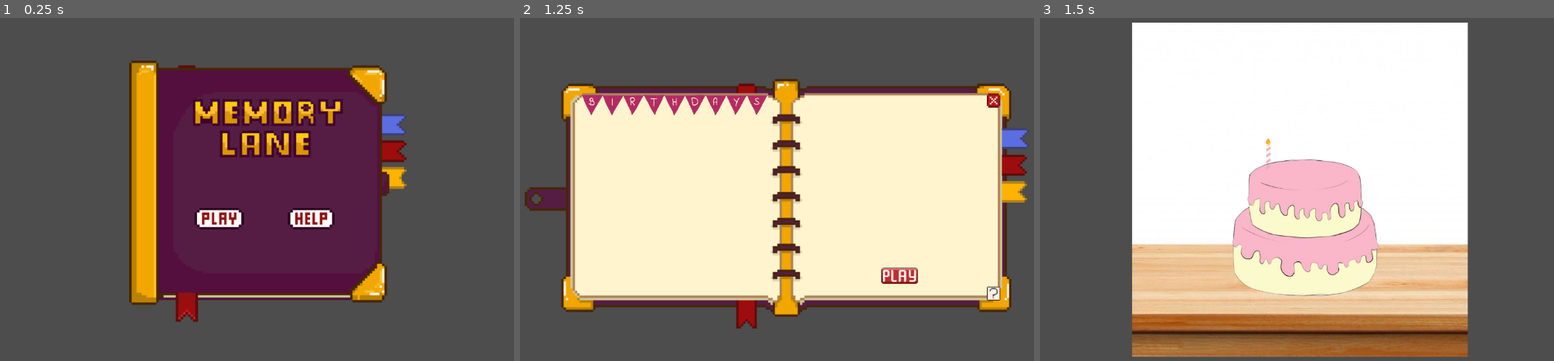
Above: before the commit, frames 1-3 (left to right).
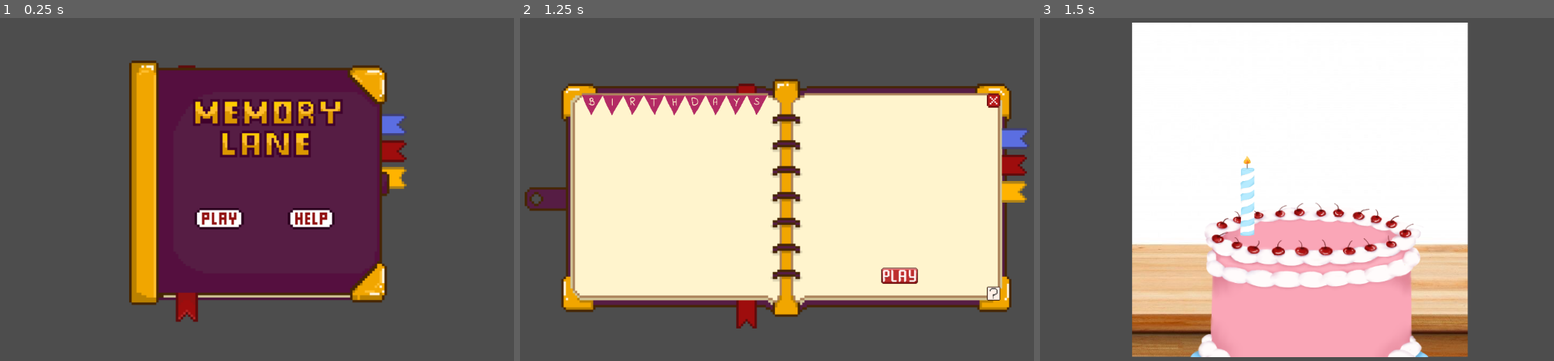
Above: after the commit, the same moments.

Repository: MontanaNicholas/ScrapbookProject-MontanaNicholas
Game: Godot game, scene res://main_menu.tscn
The game is run twice, just before and just after one commit, with the same random seed, the same clock (stepped at 60 frames per second) and the same inputs.
Inputs (mouse positions are in pixels of both pictures, inside the frame that each line leads up to):
- Up to frame 1 (0.25 s): no input
- Up to frame 2 (1.25 s): click (741, 216) at 0.5 s
- Up to frame 3 (1.5 s): click (1420, 275) at 1.25 s

Frames 1-2 are identical in both runs. In frame 3, 19% of the frame differs, in the area x 29-76%, y 34-99%.

Commit message:
finished cake and candle assets

Diff:
--- a/scrapbook/BirthdayMinigame.tscn
+++ b/scrapbook/BirthdayMinigame.tscn
@@ -1,8 +1,8 @@
 [gd_scene load_steps=4 format=3 uid="uid://cv3nsk22trvfj"]
 
 [ext_resource type="Texture2D" uid="uid://dx87txfiqhom7" path="res://assets/tester-table.jpg" id="1_2pplo"]
-[ext_resource type="Texture2D" uid="uid://dtga6idsf5dy5" path="res://assets/cake-tester.png" id="2_ba2e7"]
-[ext_resource type="Texture2D" uid="uid://ckjoyn6yqo67q" path="res://assets/candle-tester.png" id="3_4xl2v"]
+[ext_resource type="Texture2D" uid="uid://dccv5ycq325x6" path="res://assets/cake.png" id="2_2pplo"]
+[ext_resource type="Texture2D" uid="uid://b4ydu8pcqggnr" path="res://assets/lit candle.png" id="3_ba2e7"]
 
 [node name="BirthdayMinigame" type="Node2D"]
 
@@ -11,13 +11,13 @@
 texture = ExtResource("1_2pplo")
 
 [node name="Cake-tester" type="Sprite2D" parent="."]
-position = Vector2(586, 395)
-scale = Vector2(0.612245, 0.634434)
-texture = ExtResource("2_ba2e7")
+position = Vector2(603, 484)
+scale = Vector2(1.06905, 0.977653)
+texture = ExtResource("2_2pplo")
 
 [node name="candles" type="Node2D" parent="."]
 
 [node name="Candle-tester" type="Sprite2D" parent="candles"]
-position = Vector2(524, 262)
-scale = Vector2(0.15, 0.13)
-texture = ExtResource("3_4xl2v")
+position = Vector2(484, 344)
+scale = Vector2(0.58204, 0.453929)
+texture = ExtResource("3_ba2e7")
Binary file removed: scrapbook/assets/cake-tester.png
Binary file added: scrapbook/assets/cake.png
Not shown, added: scrapbook/assets/cake.png.import
Binary file removed: scrapbook/assets/candle-tester.png
Binary file added: scrapbook/assets/candle.png
Not shown, changed: scrapbook/assets/candle.png.import
Binary file added: scrapbook/assets/lit candle.png
Not shown, changed: scrapbook/assets/lit candle.png.import
